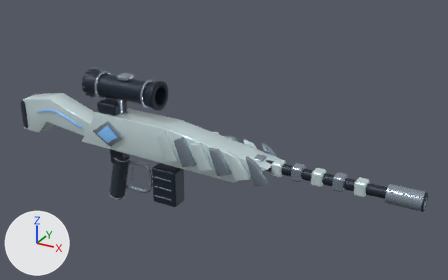
The glTF model assets/weapons/structural_v1/glacier-survey.glb, before and after one commit.
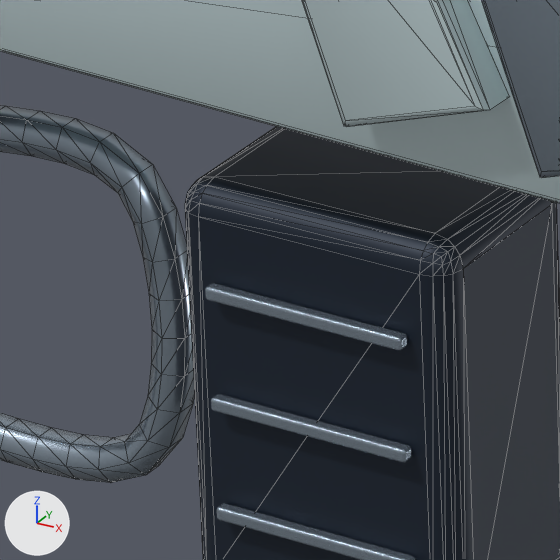
Each version is shown whole from a camera (50 mm lens) standing at (3.069, -4.355, 2.615) and looking at (0.556, 0.215, 0.33), then close up on the part from 30% to 41% of the width and 54% to 71% of the height. Lighting does not change. The marker at lower left points along +X, +Y and +Z. The last two pictures show the newer version. The close-ups show mesh edges as thin lines. Where no turn or scale is listed for an object, it has been applied to the vertices. Vertices at exactly the same position are counted once.

Names of what the first close-up shows: '05_Longnight_Sniper__body_Sculpt_coat', '05_Longnight_Sniper__body_Sculpt_metal', '05_Longnight_Sniper__magazine_Sculpt_frame', '05_Longnight_Sniper__magazine_Sculpt_metal'.
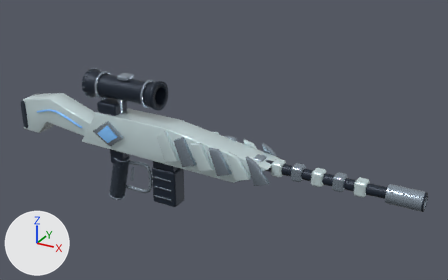
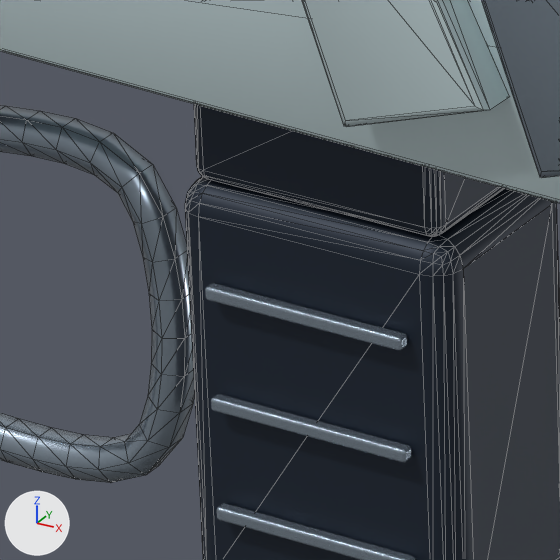
Changed parts and their boxes (x1, y1, x2, y2) in the close-ups (560 x 560 px):
```json
{"object": "05_Longnight_Sniper__body_Sculpt_frame", "change": "reshaped", "after": [194, 104, 505, 236], "on screen": "not visible before"}
```

Scene script edits in JSON lines:
```json
{"block": "me_mesh_2", "where": "# used by ob_05_longnight_sniper__body_sculpt_frame; location = (0.0, 0.0, 0.0)"}
{"op": "remove", "block": "me_mesh_2", "code": "me_mesh_2.from_pydata(...)  # 498 vertices, 988 faces; spans x -0.56..2.42, y -0.08..0.08, z -0.05..0.37"}
{"op": "add", "block": "me_mesh_2", "code": "me_mesh_2.from_pydata(...)  # 650 vertices, 1288 faces; spans x -0.56..2.42, y -0.08..0.08, z -0.05..0.37"}
{"block": "me_mesh_2", "change": "me_mesh_2 part 1: a new loose piece of 152 vertices spanning x -0.05..0.19, y -0.08..0.08, z 0.04..0.19, in mat_sculpt_frame (dark blue #202b3a)"}
```
